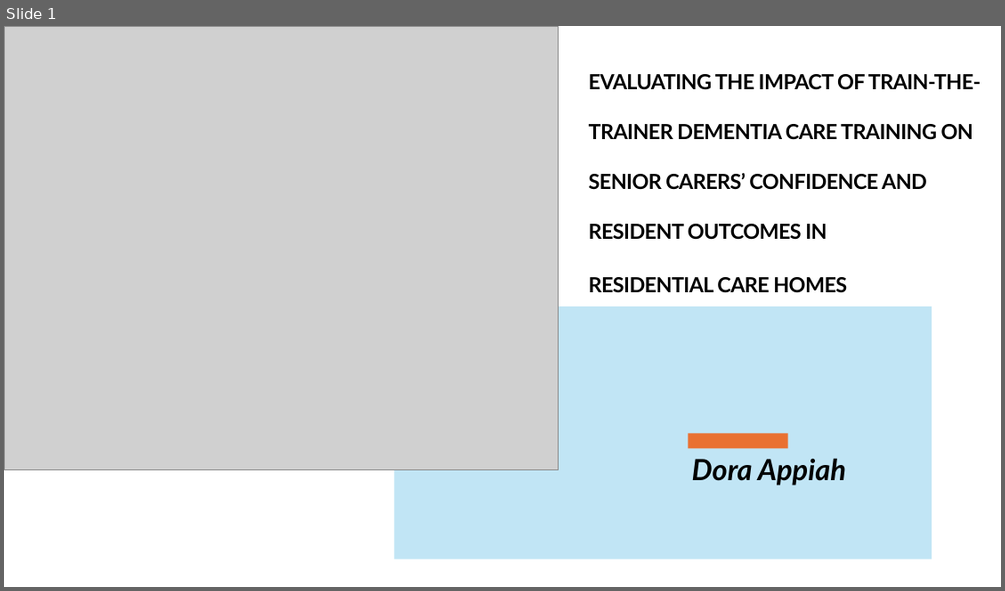
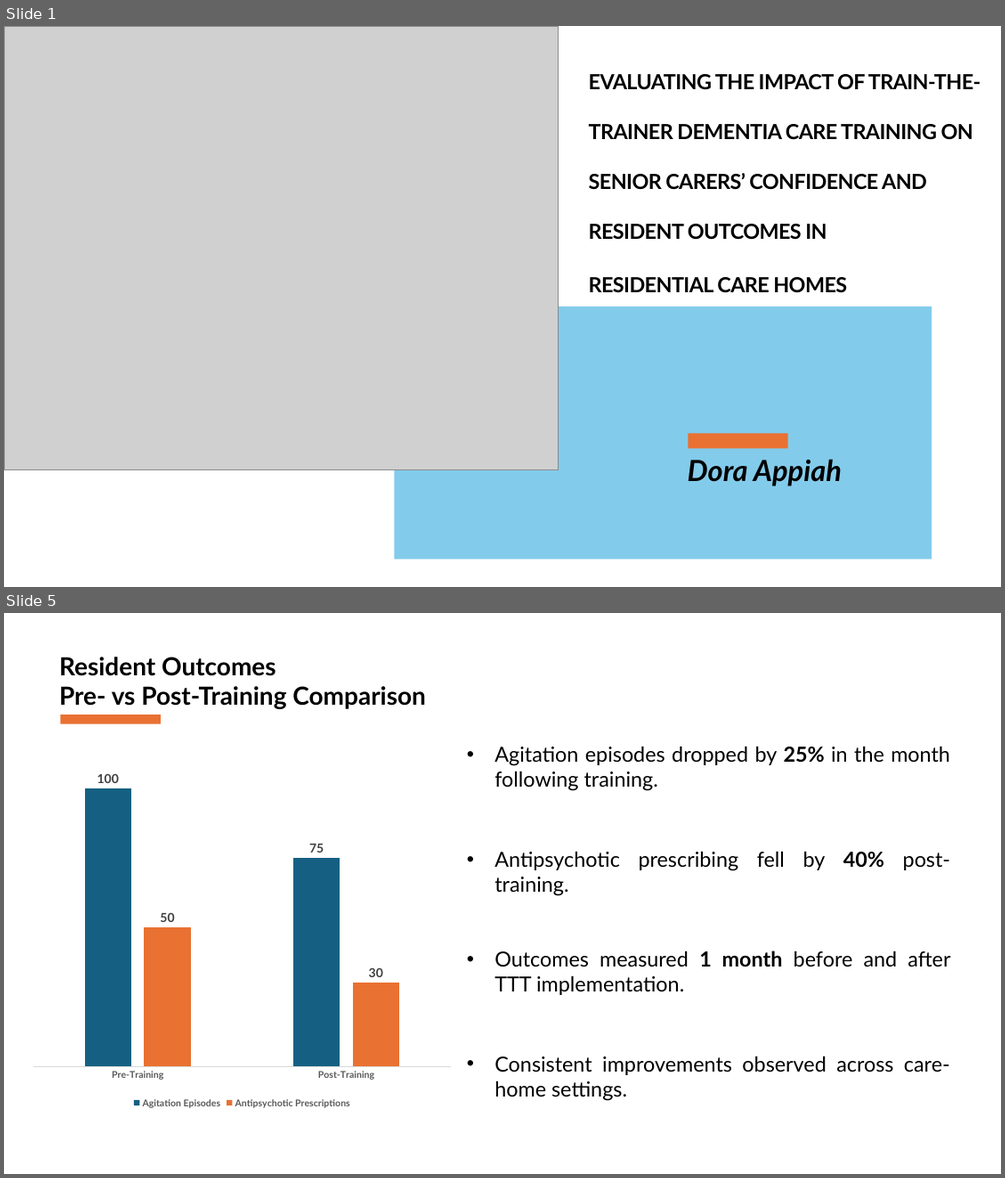
Before and after one commit to Gbekoilias/M-618-4171-HSC, a slide deck: Deliverables/Task 3.pptx. Shown one above the other, each under a label of ours: slide 1 before the commit, slides 1 and 5 after it; the slides between them are not shown. The pictures are 1005x591 and 1005x1178 pixels, drawn with LibreOffice and Linux fonts; fonts in the diff are those of the drawing; grey boxes stand for pictures. Boxes give left, top, right and bottom in pixels: in the first picture for what was removed or moved away, otherwise in the second. Text is boxed around its words. In the diff, an @@ line names an element or a change of style, - is before the commit and + after.

```diff
--- a/Deliverables/Task 3.pptx
+++ b/Deliverables/Task 3.pptx
@@ slide 5 added at (x1=4, y1=613, x2=1001, y2=1174), background #FFFFFF @@
@@ text added at (x1=59, y1=657, x2=426, y2=709), 24 pt, text #000000, bold @@
+Resident Outcomes
+Pre- vs Post-Training Comparison
@@ rectangle added at (x1=60, y1=714, x2=161, y2=723), fill #E97132 @@
@@ column chart added at (x1=25, y1=725, x2=460, y2=1111) @@
+categories: Pre-Training, Post-Training
+Agitation Episodes: 100, 75
+Antipsychotic Prescriptions: 50, 30
@@ text added at (x1=494, y1=746, x2=950, y2=1101), 20 pt, text #000000 @@
+• Agitation episodes dropped by 25% in the month following training.
+• Antipsychotic prescribing fell by 40% post-training.
+• Outcomes measured 1 month before and after TTT implementation.
+• Consistent improvements observed across care-home settings.
@@ slide 1 changed as well @@
@@ rectangle at (x1=395, y1=306, x2=932, y2=559): fill #C1E5F5 to #83CBEB @@
@@ text "Dora Appiah" moved from (x1=692, y1=458, x2=846, y2=485) to (x1=688, y1=459, x2=841, y2=486) @@
```
Also in this commit, not shown: 7 other slides added, 3 other files.
